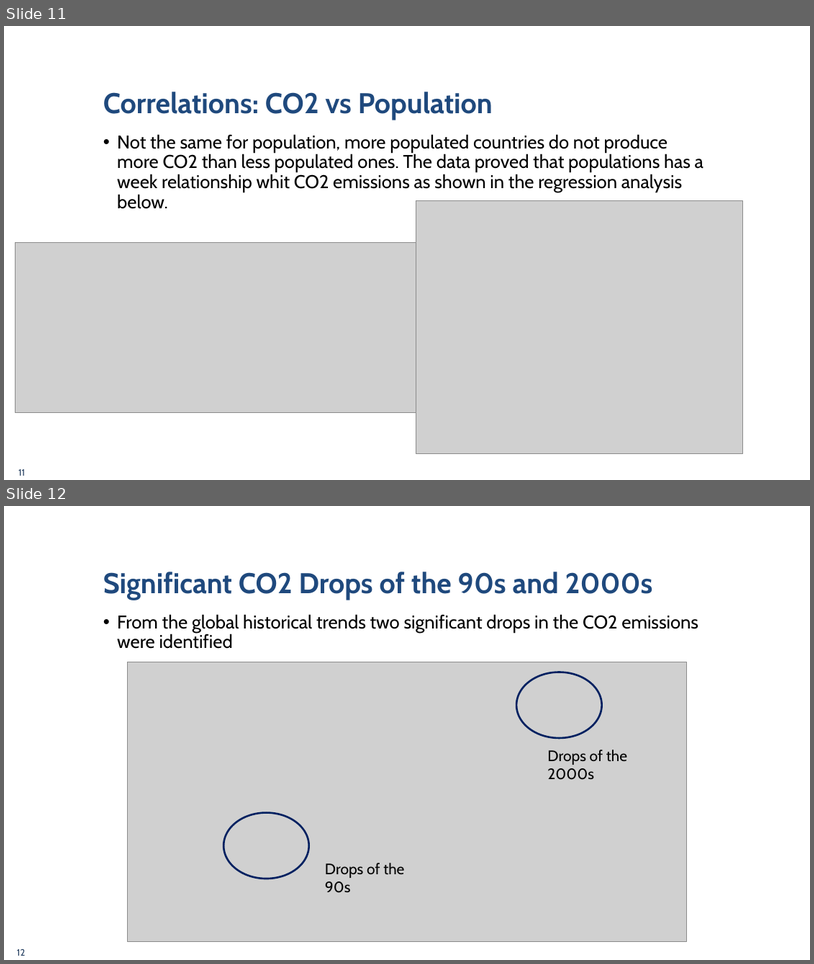
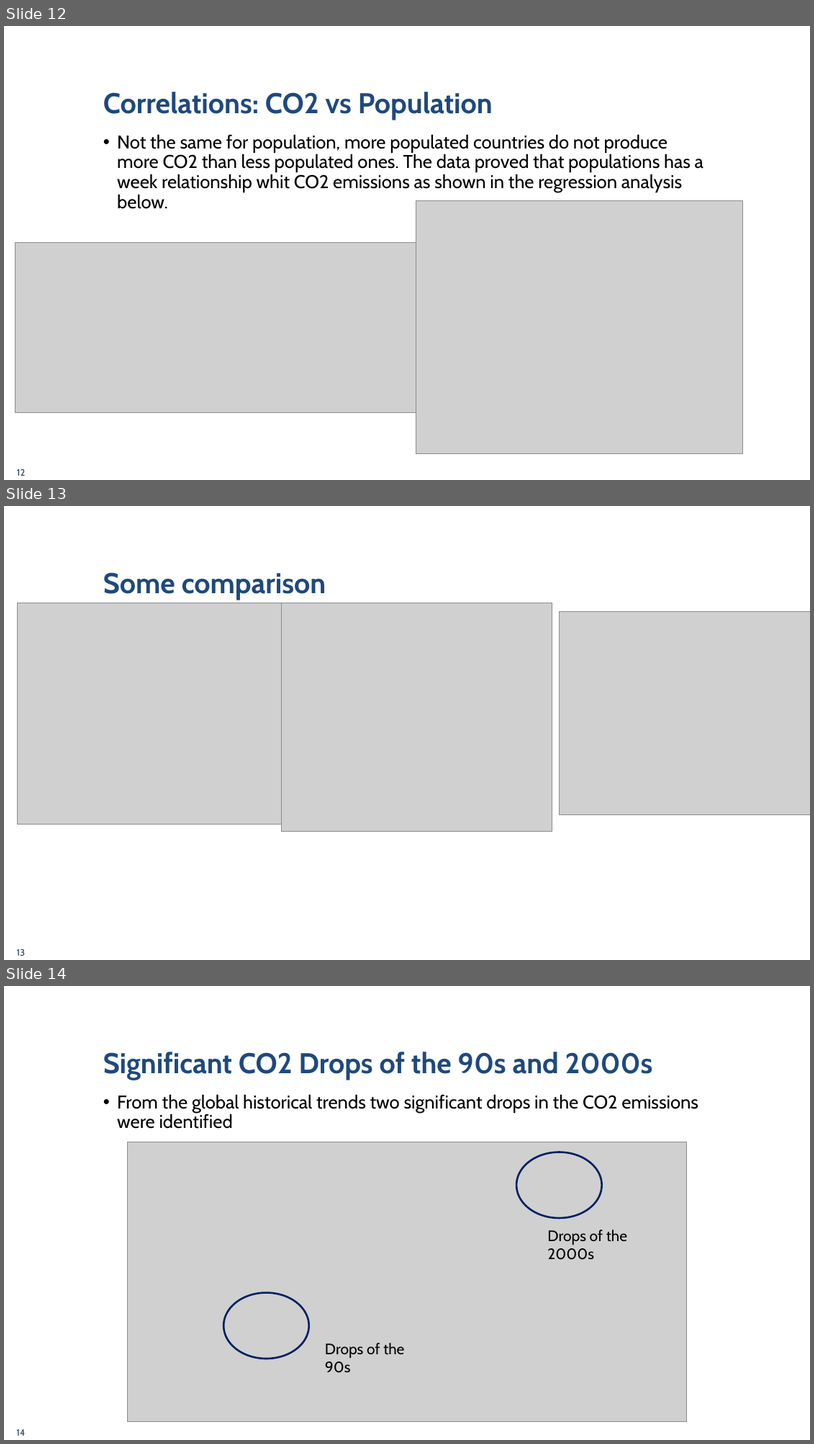
Before and after one commit to AnaTipps/Project_1, a slide deck: World CO2 Emission.pptx. Shown one above the other, each under a label of ours: slides 11 and 12 before the commit, slides 12, 13 and 14 after it. The pictures are 814x964 and 814x1444 pixels, drawn with LibreOffice and Linux fonts; fonts in the diff are those of the drawing; grey boxes stand for pictures. Boxes give left, top, right and bottom in pixels: in the first picture for what was removed or moved away, otherwise in the second. Text is boxed around its words. In the diff, an @@ line names an element or a change of style, - is before the commit and + after.

Commit message:
Add files via upload

```diff
--- a/World CO2 Emission.pptx
+++ b/World CO2 Emission.pptx
@@ slide 13 added at [4,506,810,960], background #FFFFFF; not listed: 3 template elements that a slide beside it also shows @@
@@ title added at [103,572,327,600], 34 pt, text #1F497D, bold @@
+Some comparison
@@ picture added at [17,602,332,824] @@
@@ picture added at [281,602,553,831] @@
@@ picture added at [560,612,810,815] @@
@@ page number added at [17,949,26,955], 11 pt, text #254061 @@
+13
@@ what was slide 11 is now slide 12 @@
@@ page number at [17,469,25,475]: text changed @@
-11
+12
@@ what was slide 12 is now slide 14 @@
@@ page number at [16,1429,25,1435]: text changed @@
-12
+14
```
Also in this commit, not shown: 2 slides changed, 1 other slide added.
